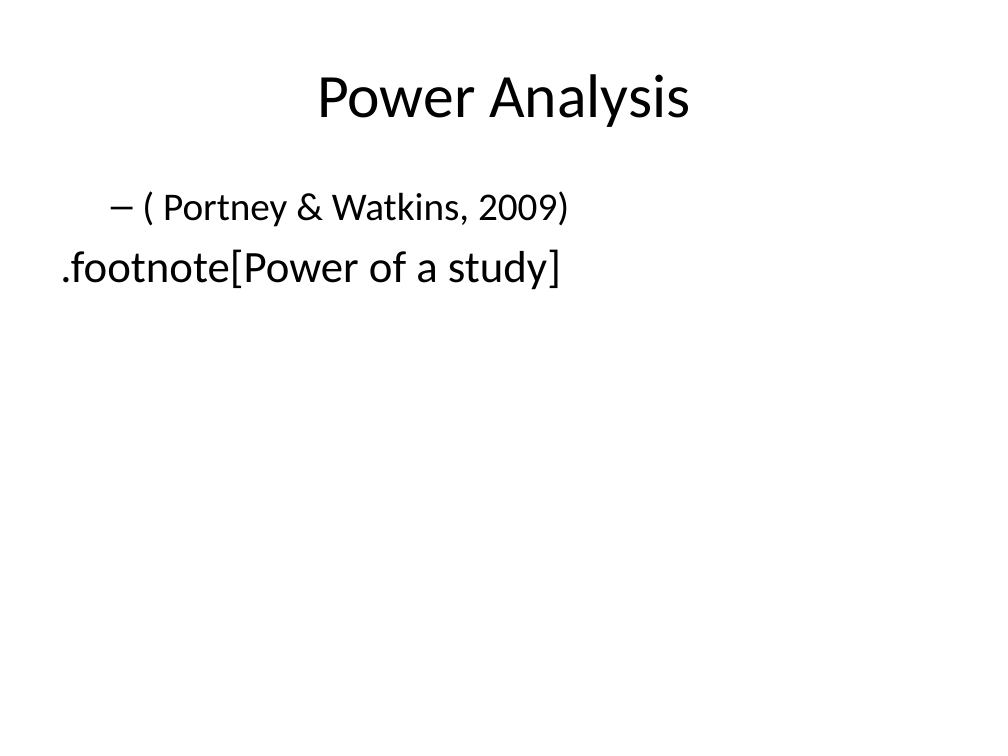
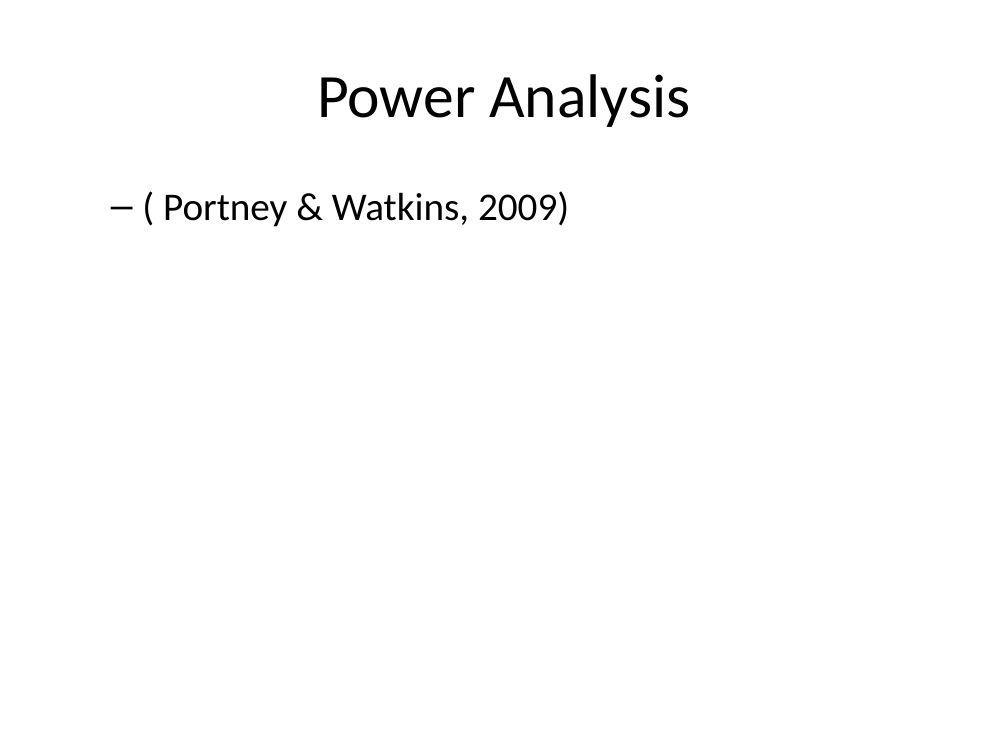
Before and after one commit to classes-medb/5510, a slide deck: slide 21 of doc/video-12-data-analysis.pptx (slide 18 before the commit). Drawn at 1008x756 pixels with LibreOffice and Linux fonts; fonts in the diff are those of the drawing. Boxes give left, top, right and bottom in pixels: in the first picture for what was removed or moved away, otherwise in the second. Text is boxed around its words. In the diff, an @@ line names an element or a change of style, - is before the commit and + after.

```diff
--- a/doc/video-12-data-analysis.pptx
+++ b/doc/video-12-data-analysis.pptx
@@ text at (60,249,561,290): paragraph removed @@
-.footnote[Power of a study]
```
Also in this commit, not shown: 3 other slides changed, 4 slides added, 4 slides removed, 1 other file.
